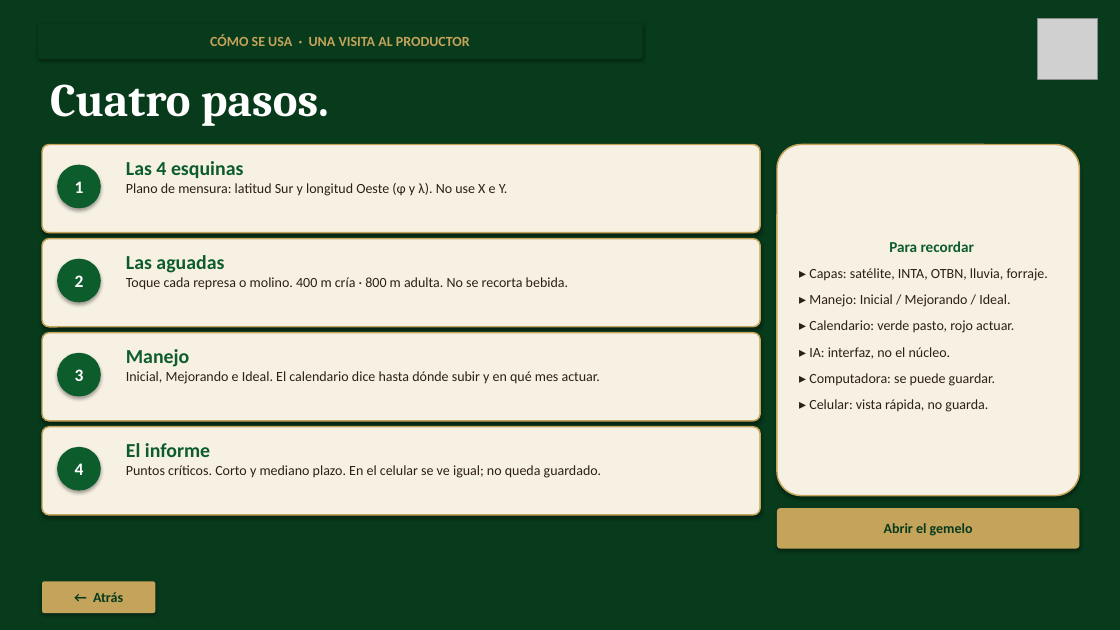
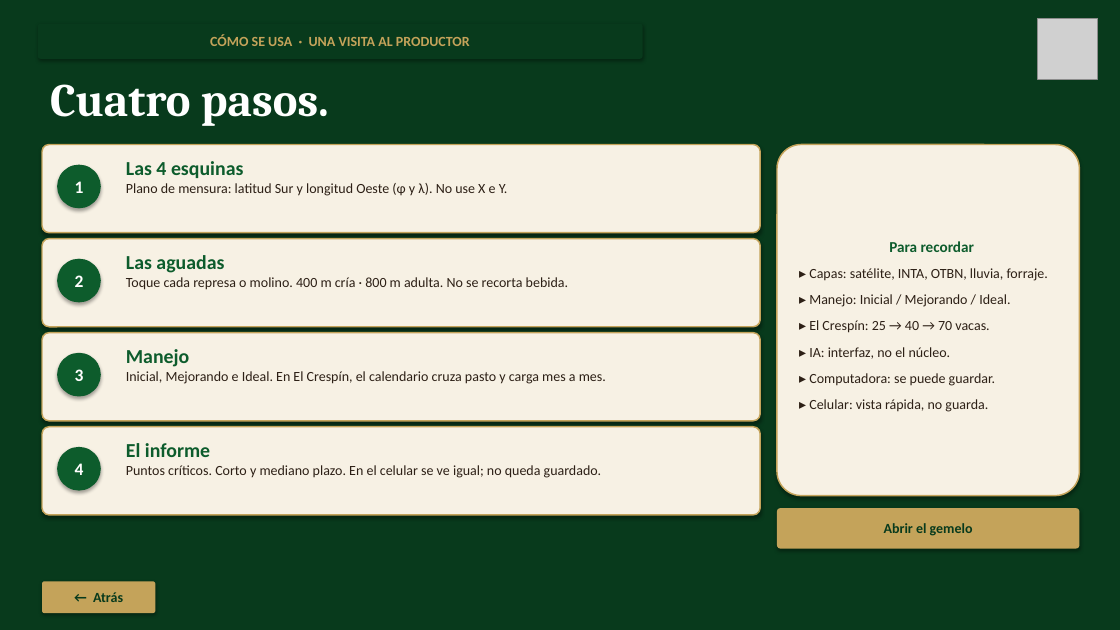
Before and after one commit to jose2026-market/gemelo-500ha-la-calera, a slide deck: slide 4 of Gemelo-Digital-Ganadero-productores.pptx. Drawn at 1120x630 pixels with LibreOffice and Linux fonts; fonts in the diff are those of the drawing; grey boxes stand for pictures. Boxes give left, top, right and bottom in pixels: in the first picture for what was removed or moved away, otherwise in the second. Text is boxed around its words. In the diff, an @@ line names an element or a change of style, - is before the commit and + after.

```diff
--- a/Gemelo-Digital-Ganadero-productores.pptx
+++ b/Gemelo-Digital-Ganadero-productores.pptx
@@ text in rounded rectangle at box(809, 320, 989, 333): text changed @@
-▸ Calendario: verde pasto, rojo actuar.
+▸ El Crespín: 25 → 40 → 70 vacas.
@@ text at box(126, 371, 606, 384): text changed @@
-Inicial, Mejorando e Ideal. El calendario dice hasta dónde subir y en qué mes actuar.
+Inicial, Mejorando e Ideal. En El Crespín, el calendario cruza pasto y carga mes a mes.
```
Also in this commit, not shown: 1 slide added, 1 slide removed, 3 other files.
